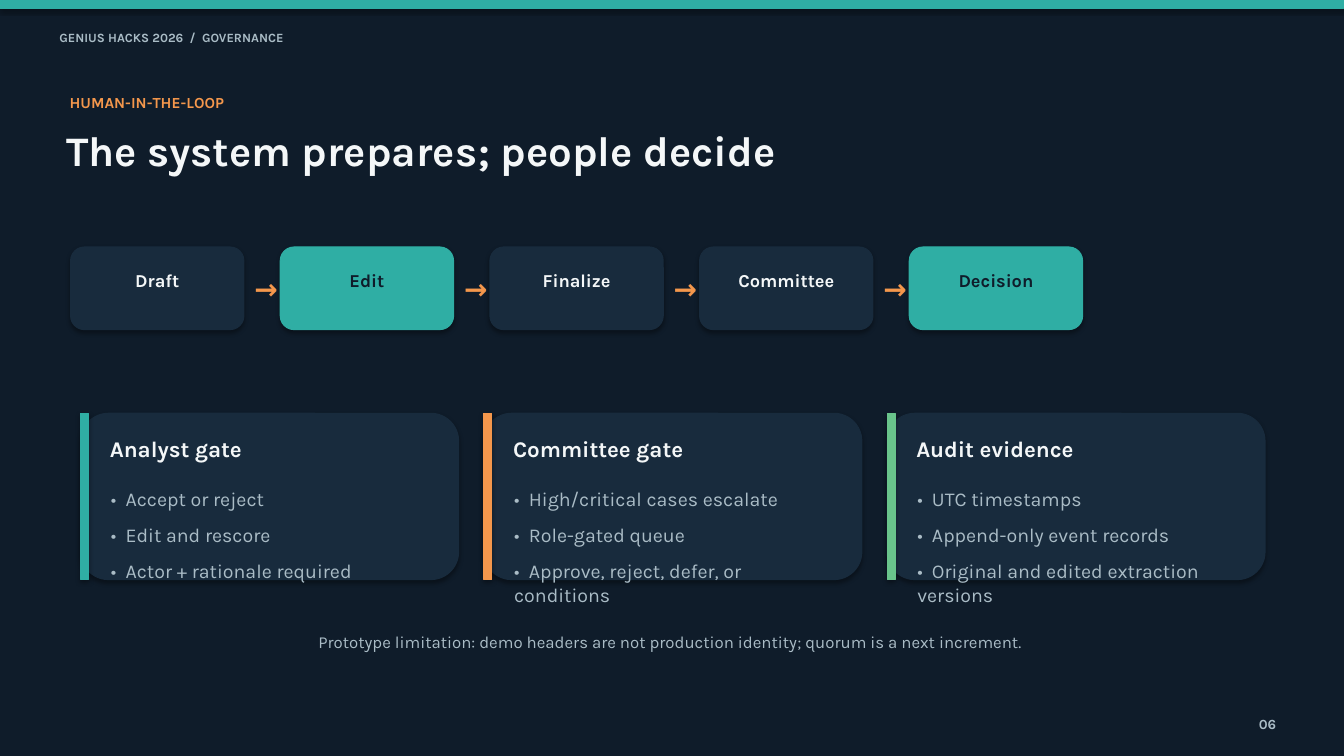
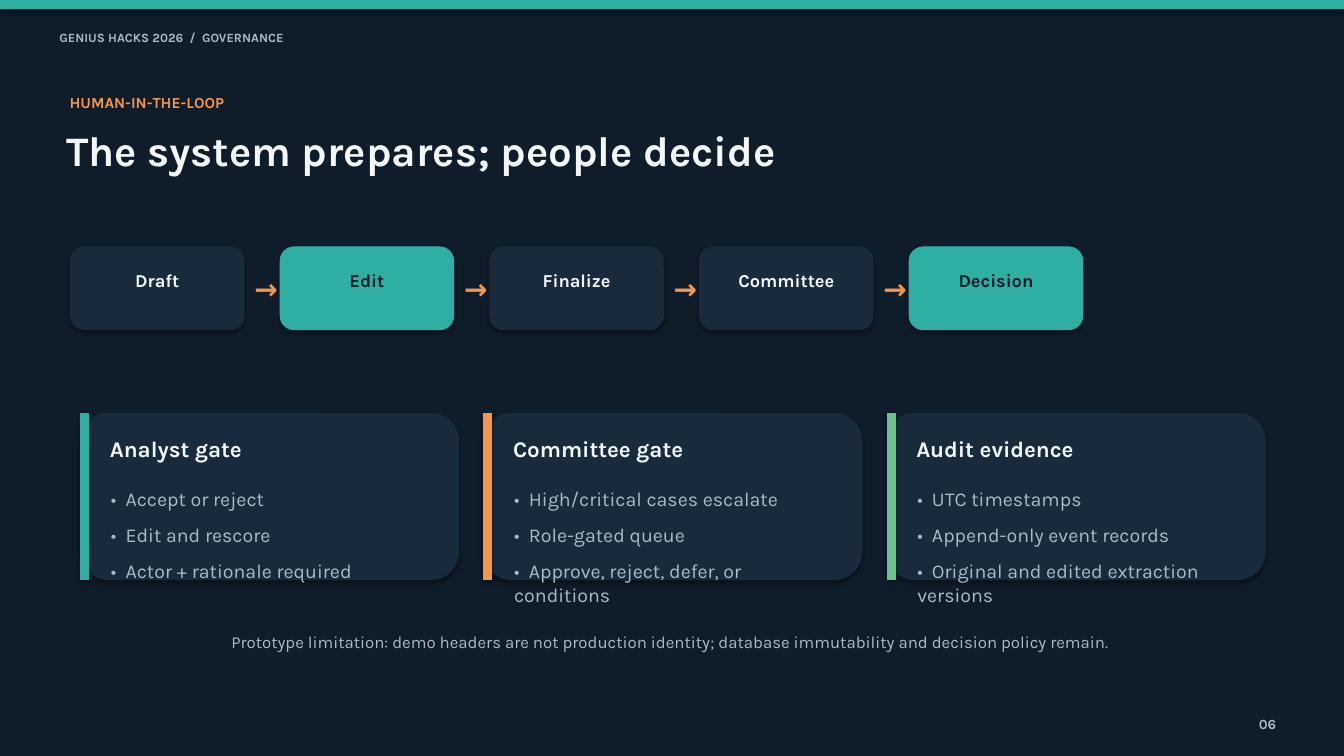
Before and after one commit to ebtenorio-myridius/geniushack3, a slide deck: slide 6 of docs/presentation/Risk_Assessment_Workbench_Genius_Hacks_2026.pptx. Drawn at 1344x756 pixels with LibreOffice and Linux fonts; fonts in the diff are those of the drawing. Boxes give left, top, right and bottom in pixels: in the first picture for what was removed or moved away, otherwise in the second. Text is boxed around its words. In the diff, an @@ line names an element or a change of style, - is before the commit and + after.

```diff
--- a/docs/presentation/Risk_Assessment_Workbench_Genius_Hacks_2026.pptx
+++ b/docs/presentation/Risk_Assessment_Workbench_Genius_Hacks_2026.pptx
@@ text at [231,636,1108,652]: text changed @@
-Prototype limitation: demo headers are not production identity; quorum is a next increment.
+Prototype limitation: demo headers are not production identity; database immutability and decision policy remain.
```
Also in this commit, not shown: 1 other slide changed, 13 other files.
